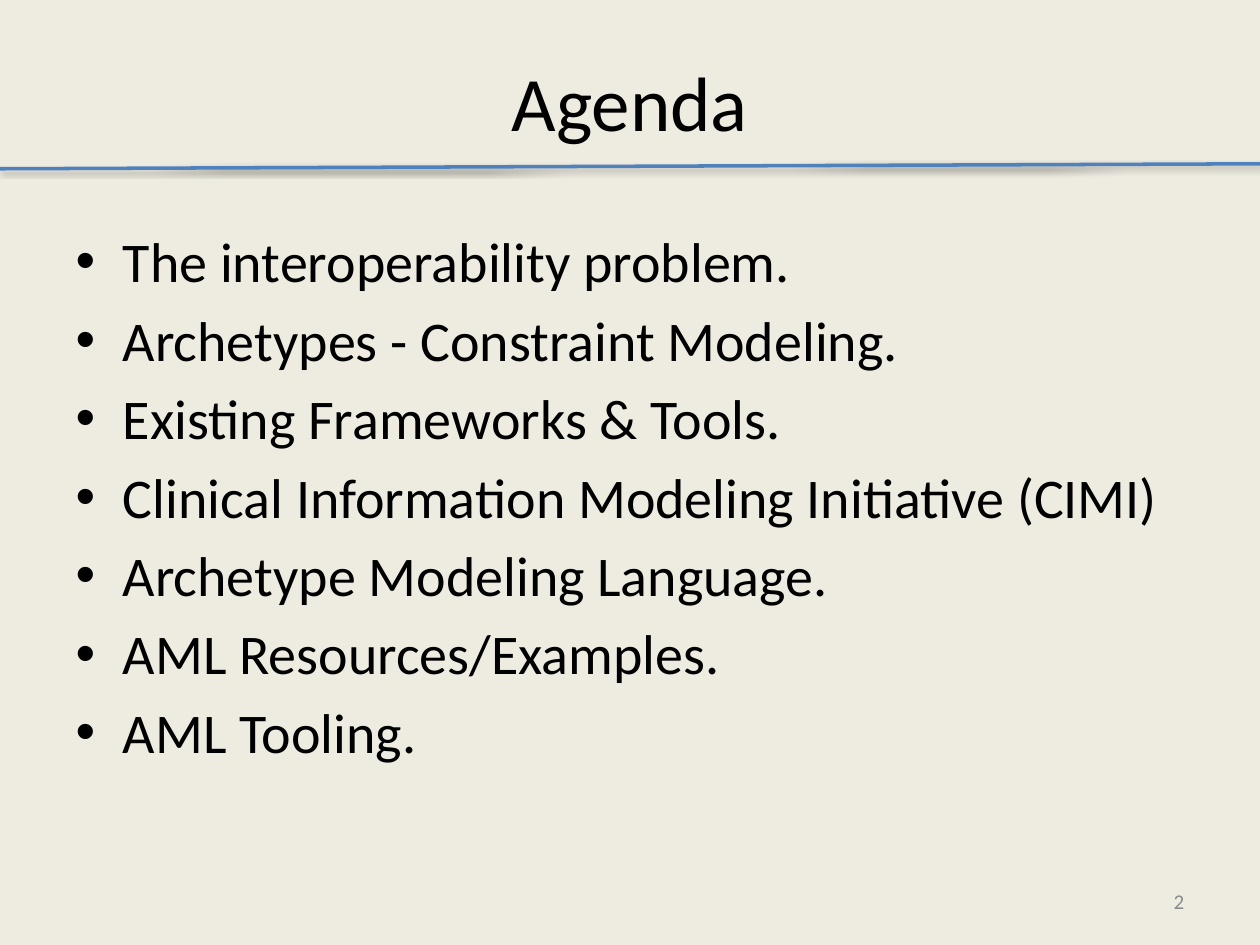
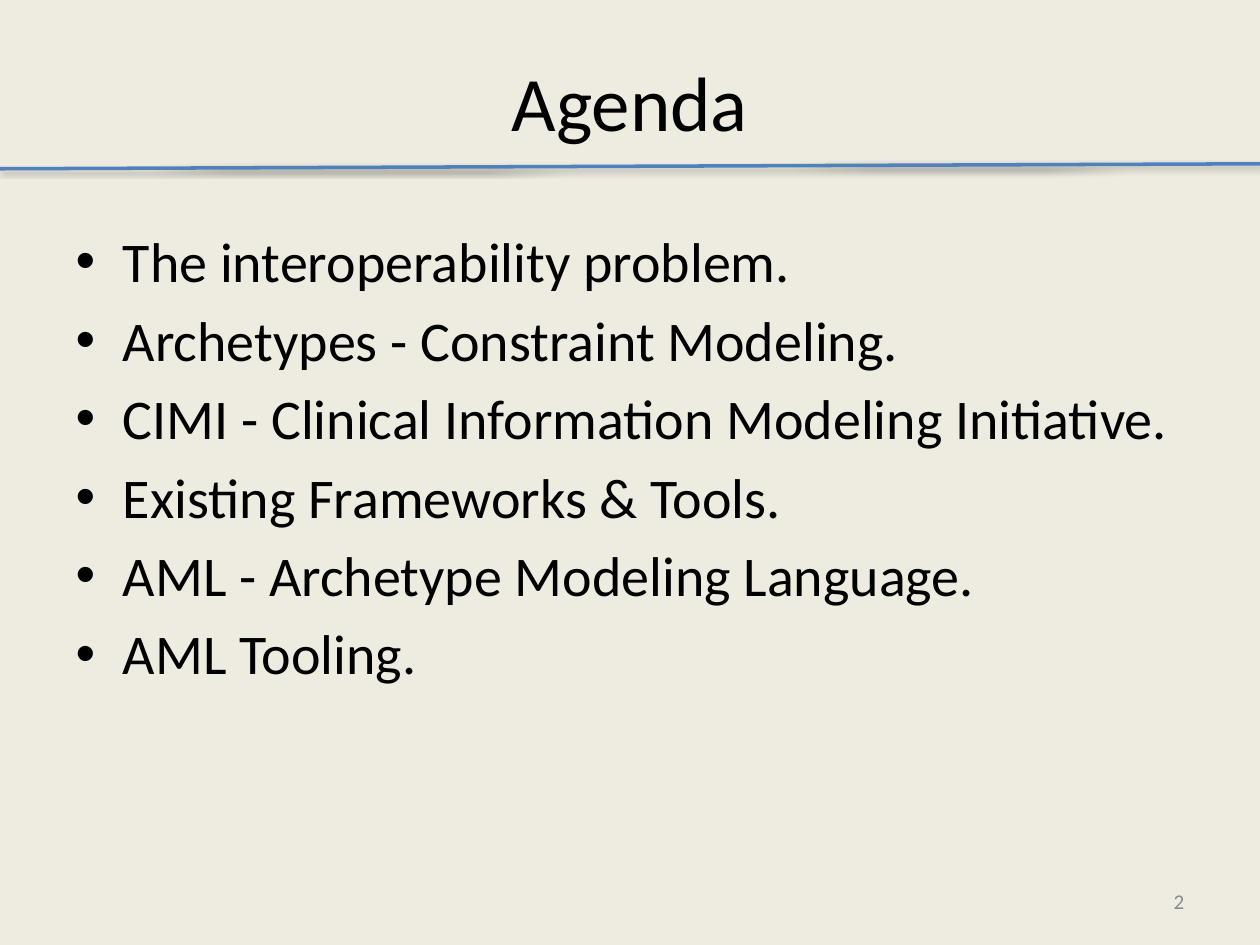
Before and after one commit to Avelanda/AMLTooling, a slide deck: slide 2 of docs/AMLTooling.pptx. Drawn at 1260x945 pixels with LibreOffice and Linux fonts; fonts in the diff are those of the drawing. Boxes give left, top, right and bottom in pixels: in the first picture for what was removed or moved away, otherwise in the second. Text is boxed around its words. In the diff, an @@ line names an element or a change of style, - is before the commit and + after.

Commit message:
presentation updated

```diff
--- a/docs/AMLTooling.pptx
+++ b/docs/AMLTooling.pptx
@@ text at (123, 400, 1167, 449): paragraph added @@
+• CIMI - Clinical Information Modeling Initiative.
@@ text at (123, 557, 974, 606): text changed @@
-• Clinical Information Modeling Initiative (CIMI)
-• Archetype Modeling Language.
-• AML Resources/Examples.
+• AML - Archetype Modeling Language.
```
Also in this commit, not shown: 2 other slides changed, 21 slides added.
